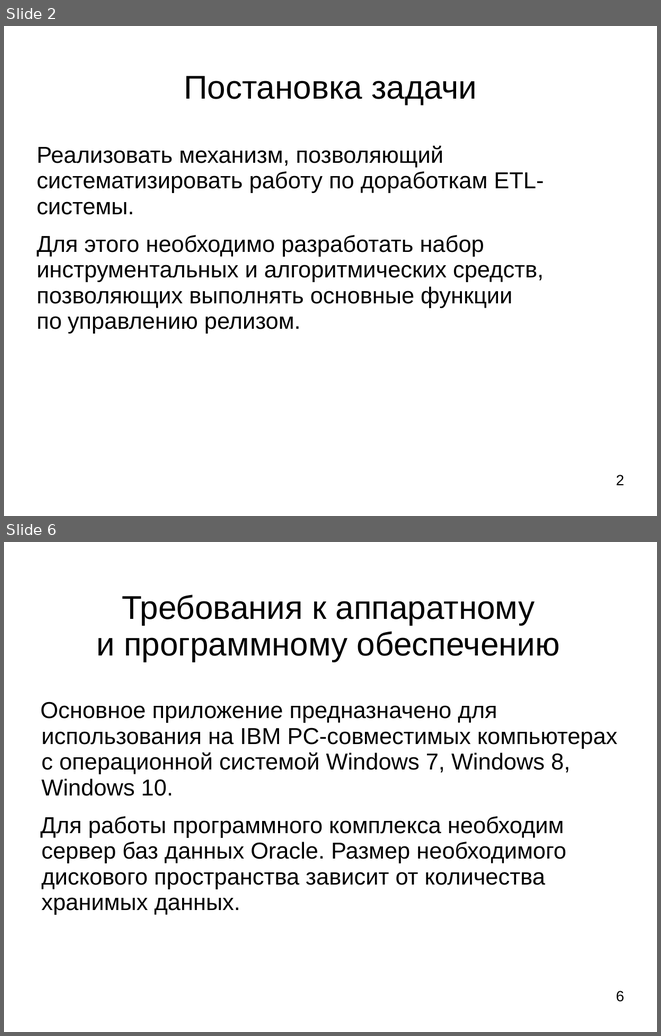
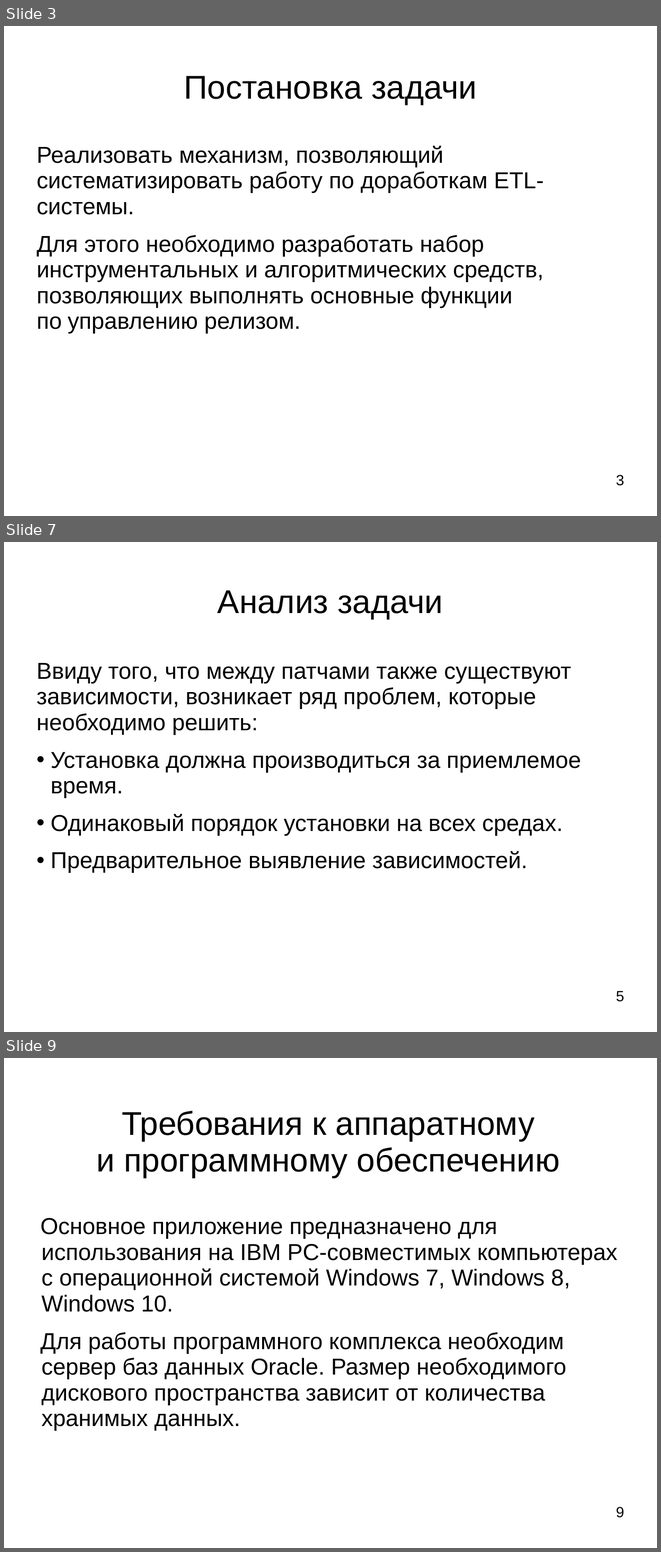
Before and after one commit to ledenevdmitry/CoreApp, a slide deck: LedenevDiplom.ppt. Shown one above the other, each under a label of ours: slides 2 and 6 before the commit, slides 3, 7 and 9 after it; the slides between them are not shown. The pictures are 661x1036 and 661x1552 pixels, drawn with LibreOffice and Linux fonts; fonts in the diff are those of the drawing. Boxes give left, top, right and bottom in pixels: in the first picture for what was removed or moved away, otherwise in the second. Text is boxed around its words. In the diff, an @@ line names an element or a change of style, - is before the commit and + after.

```diff
--- a/LedenevDiplom.ppt
+++ b/LedenevDiplom.ppt
@@ slide 7 added at [4,542,657,1032], background #FFFFFF @@
@@ title added at [218,590,443,619], 40 pt, text #000000 @@
+Анализ задачи
@@ text added at [36,663,581,873], 28 pt, text #000000 @@
+Ввиду того, что между патчами также существуют зависимости, возникает ряд проблем, которые необходимо решить:
+• Установка должна производиться за приемлемое время.
+• Одинаковый порядок установки на всех средах.
+• Предварительное выявление зависимостей.
@@ text added at [616,990,625,1002], 18 pt, text #000000 @@
+5
@@ what was slide 2 is now slide 3 @@
@@ page number at [616,474,625,486]: text changed @@
-2
+3
@@ what was slide 6 is now slide 9 @@
@@ page number at [616,1506,625,1518]: text changed @@
-6
+9
```
Also in this commit, not shown: 5 slides changed, 2 other slides added, 2 other files.
